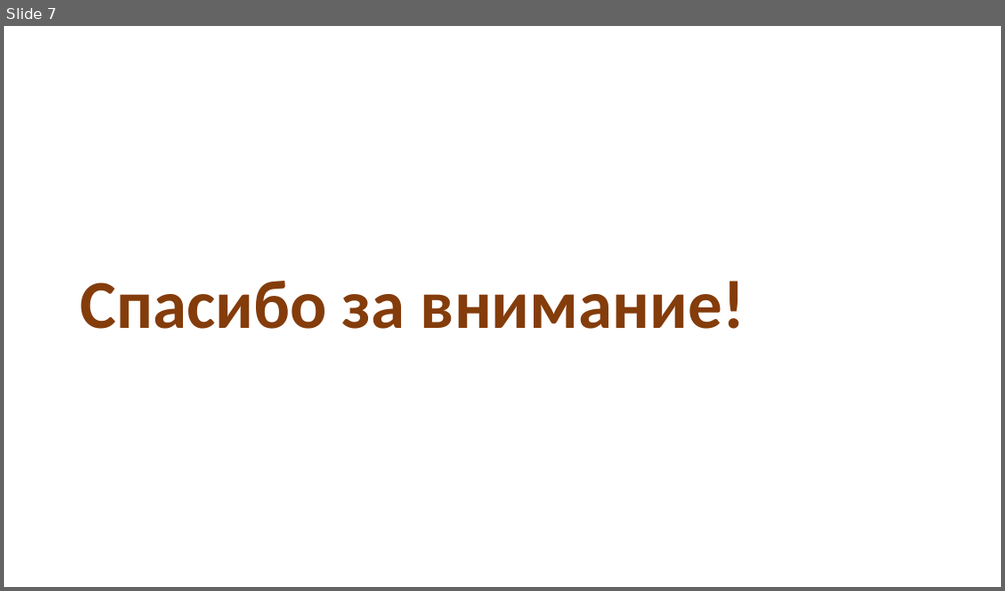
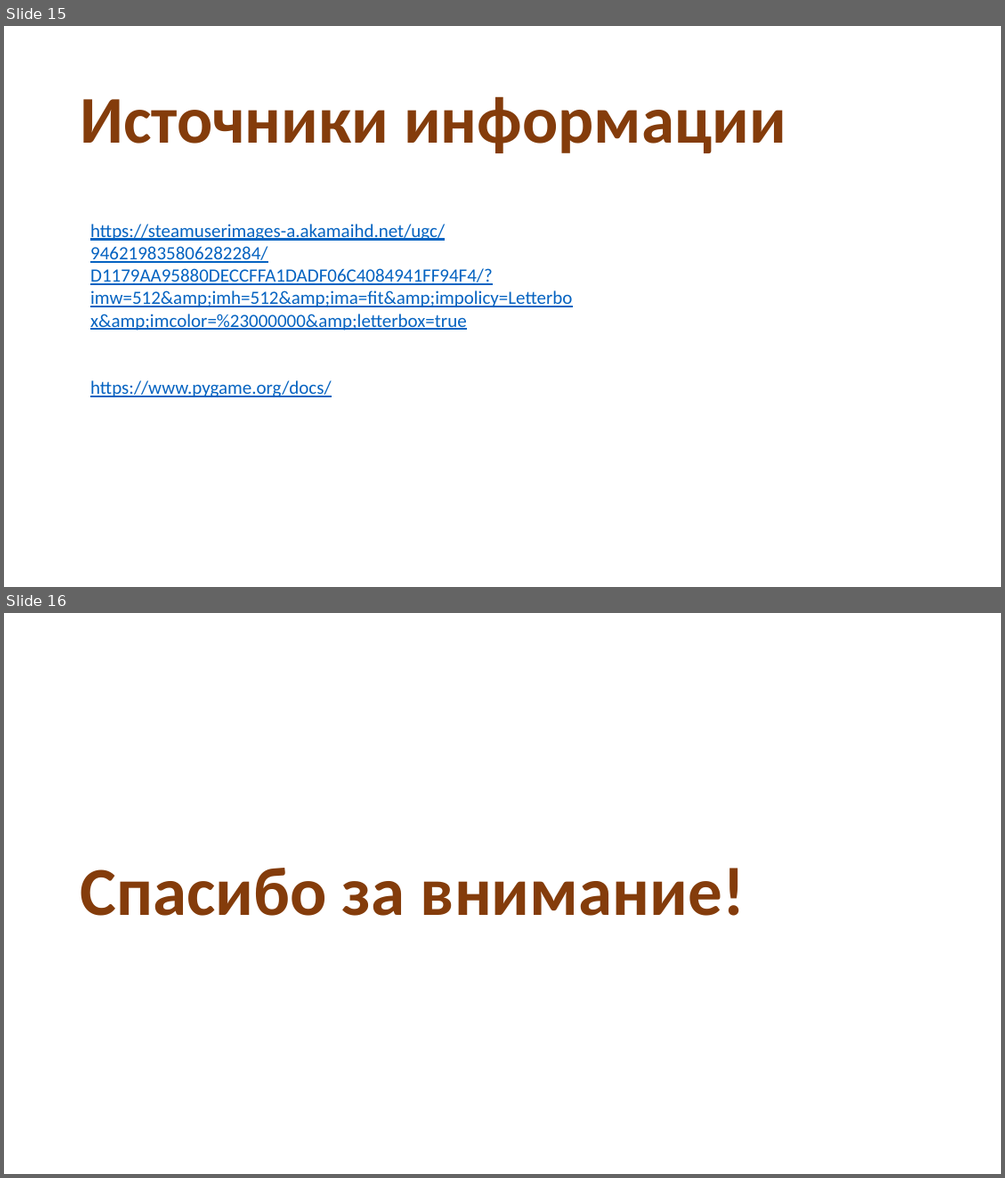
Before and after one commit to Kristal1ik/PyGame, a slide deck: Презентация.pptx. Shown one above the other, each under a label of ours: slide 7 before the commit, slides 15 and 16 after it. The pictures are 1005x591 and 1005x1178 pixels, drawn with LibreOffice and Linux fonts; fonts in the diff are those of the drawing; background and template pictures are left out. Boxes give left, top, right and bottom in pixels: in the first picture for what was removed or moved away, otherwise in the second. Text is boxed around its words. In the diff, an @@ line names an element or a change of style, - is before the commit and + after.

```diff
--- a/Презентация.pptx
+++ b/Презентация.pptx
@@ slide 15 added at (4, 26, 1001, 587), background picture (left out) @@
@@ text added at (80, 96, 786, 153), 64.3 pt, text #843C0B, bold @@
+Источники информации
@@ text added at (90, 224, 572, 397), 18 pt, text #0563C1, underline @@
+https://steamuserimages-a.akamaihd.net/ugc/946219835806282284/D1179AA95880DECCFFA1DADF06C4084941FF94F4/?imw=512&amp;imh=512&amp;ima=fit&amp;impolicy=Letterbox&amp;imcolor=%23000000&amp;letterbox=true
+https://www.pygame.org/docs/
@@ what was slide 7 is now slide 16 @@
```
Also in this commit, not shown: 2 slides changed, 11 other slides added, 3 slides removed.
